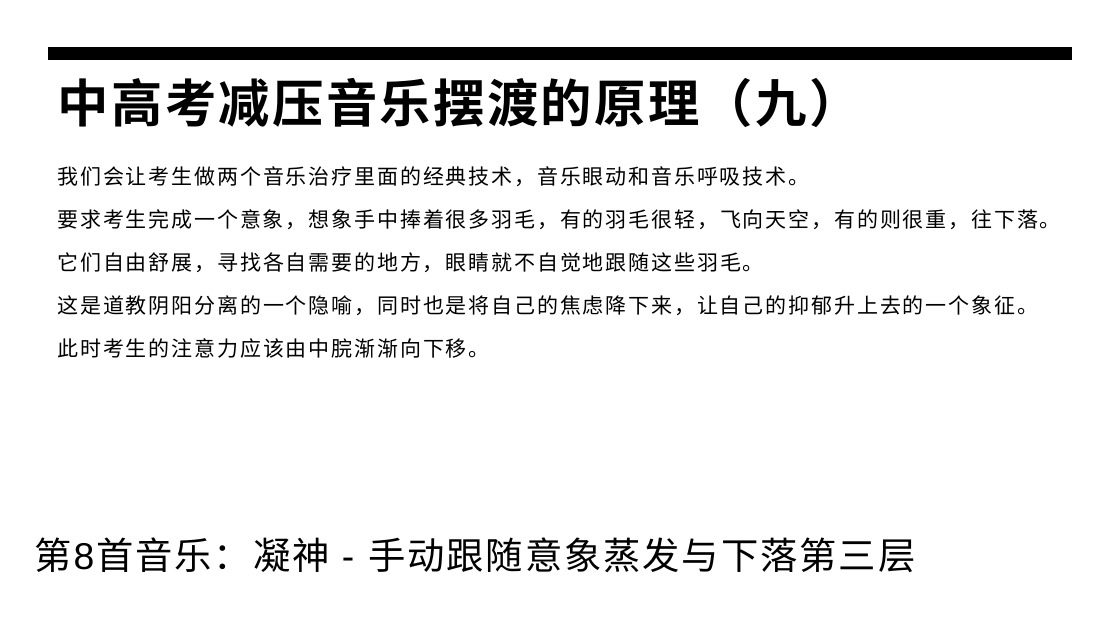
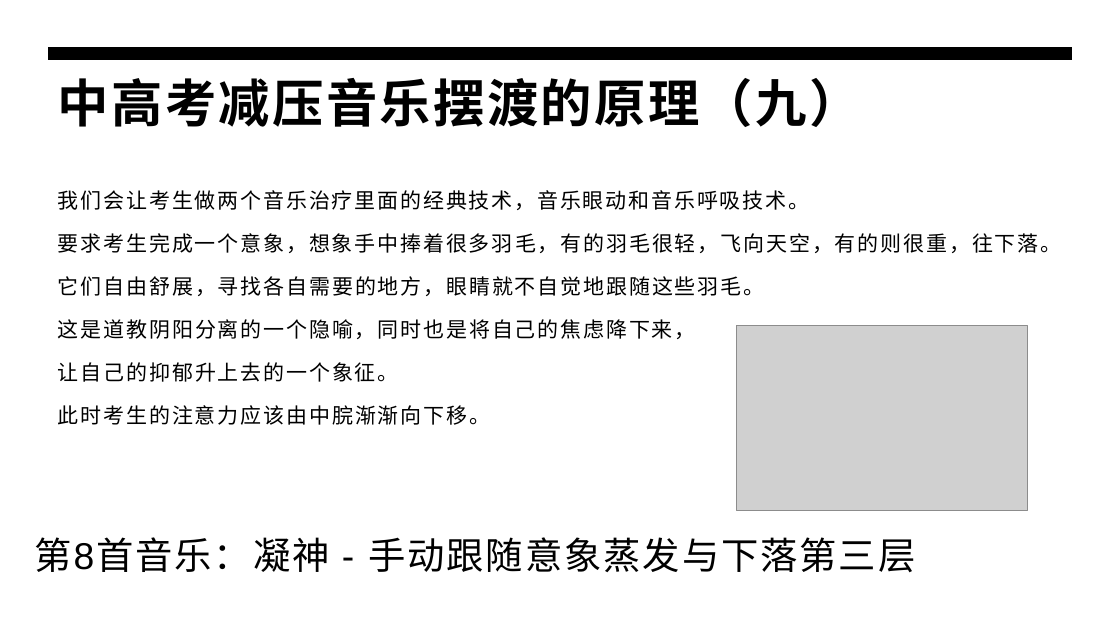
Before and after one commit to panxibei/writing, a slide deck: slide 22 of 44_心理学/30_浥尘伙伴社团原创：中高考音乐减压心理训练/PPT制作素材/浥尘伙伴社团：中高考音乐减压心理训练.pptx. Drawn at 1120x630 pixels with LibreOffice and Linux fonts; fonts in the diff are those of the drawing; grey boxes stand for pictures. Boxes give left, top, right and bottom in pixels: in the first picture for what was removed or moved away, otherwise in the second. Text is boxed around its words. In the diff, an @@ line names an element or a change of style, - is before the commit and + after.

```diff
--- a/44_心理学/30_浥尘伙伴社团原创：中高考音乐减压心理训练/PPT制作素材/浥尘伙伴社团：中高考音乐减压心理训练.pptx
+++ b/44_心理学/30_浥尘伙伴社团原创：中高考音乐减压心理训练/PPT制作素材/浥尘伙伴社团：中高考音乐减压心理训练.pptx
@@ text "我们会让考生做两个音乐治疗里面的经典技术，音乐眼动和音乐呼吸技术。": place and size @@
-text "我们会让考生做两个音乐治疗里面的经典技术，音乐眼动和音乐呼吸技术。" at bbox=[57, 166, 1060, 358]
+text "我们会让考生做两个音乐治疗里面的经典技术，音乐眼动和音乐呼吸技术。" at bbox=[58, 190, 1062, 425]
@@ text at bbox=[58, 319, 695, 382]: text changed @@
-这是道教阴阳分离的一个隐喻，同时也是将自己的焦虑降下来，让自己的抑郁升上去的一个象征。
+这是道教阴阳分离的一个隐喻，同时也是将自己的焦虑降下来，
+让自己的抑郁升上去的一个象征。
@@ picture added at bbox=[737, 326, 1028, 511] @@
```
Also in this commit, not shown: 4 other slides changed, 1 slide removed, 5 other files.
